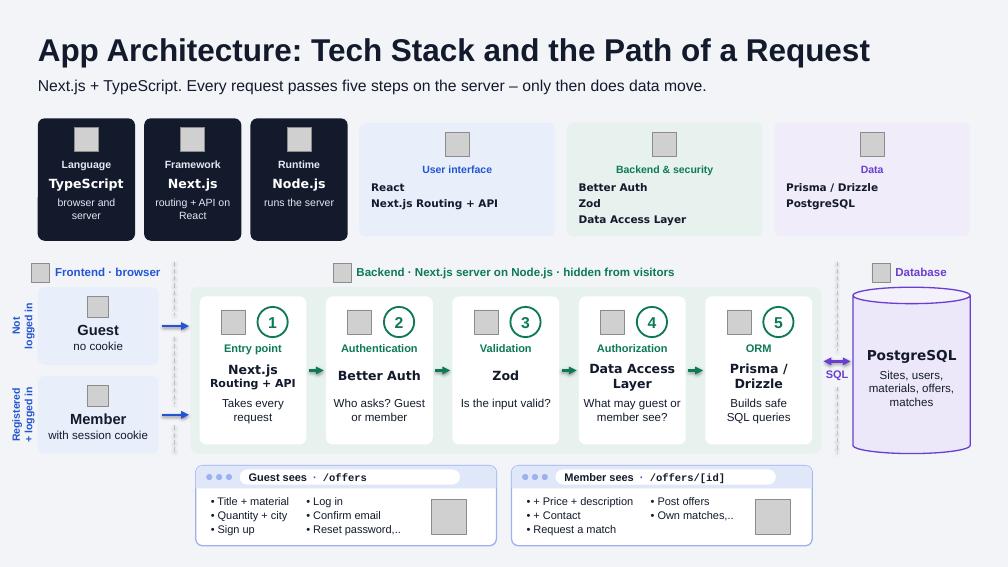
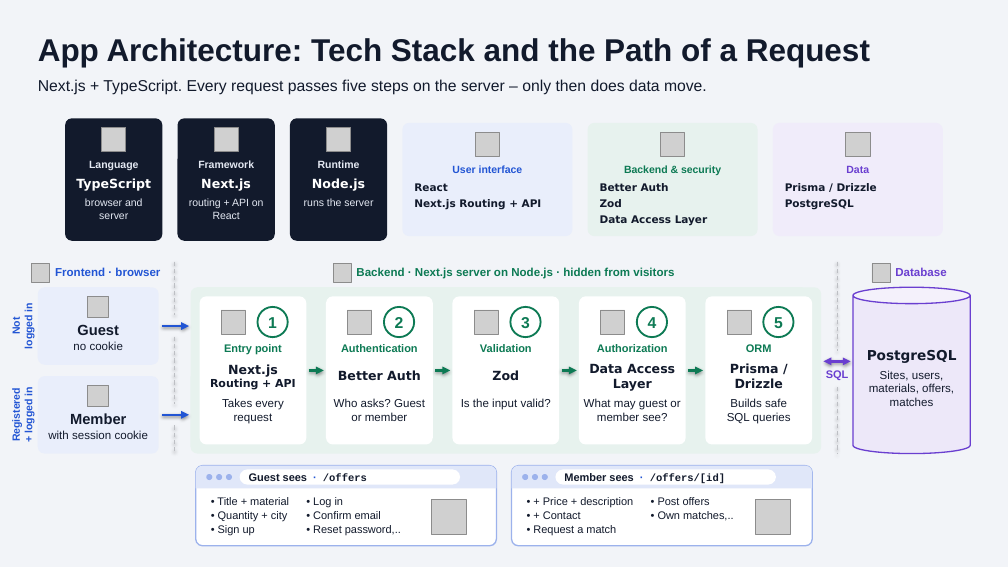
Before and after one commit to lu4k87/__project_applied_research, a slide deck: slide 1 of Praesentation/folien/App-Architecture-EN.pptx. Drawn at 1008x567 pixels with LibreOffice and Linux fonts; fonts in the diff are those of the drawing; grey boxes stand for pictures; background and template pictures are left out. Boxes give left, top, right and bottom in pixels: in the first picture for what was removed or moved away, otherwise in the second. Text is boxed around its words. In the diff, an @@ line names an element or a change of style, - is before the commit and + after.

```diff
--- a/Praesentation/folien/App-Architecture-EN.pptx
+++ b/Praesentation/folien/App-Architecture-EN.pptx
@@ 3 texts, 1 picture, 1 rounded rectangle: place and size @@
-3 texts, 1 picture, 1 rounded rectangle at <box>38,118,135,240</box>
+3 texts, 1 picture, 1 rounded rectangle at <box>65,118,163,240</box>
@@ 3 texts, 1 picture, 1 rounded rectangle: place and size @@
-3 texts, 1 picture, 1 rounded rectangle at <box>144,118,242,240</box>
+3 texts, 1 picture, 1 rounded rectangle at <box>178,118,275,240</box>
@@ 3 texts, 1 picture, 1 rounded rectangle: place and size @@
-3 texts, 1 picture, 1 rounded rectangle at <box>250,118,348,240</box>
+3 texts, 1 picture, 1 rounded rectangle at <box>290,118,387,240</box>
@@ rounded rectangle: place and size @@
-rounded rectangle at <box>359,123,555,236</box>
+rounded rectangle at <box>402,123,572,236</box>
@@ picture: place and size @@
-picture at <box>445,132,470,157</box>
+picture at <box>476,132,500,157</box>
@@ rounded rectangle: place and size @@
-rounded rectangle at <box>566,123,762,236</box>
+rounded rectangle at <box>588,123,758,236</box>
@@ picture: place and size @@
-picture at <box>653,132,677,157</box>
+picture at <box>661,132,685,157</box>
@@ rounded rectangle: place and size @@
-rounded rectangle at <box>774,123,970,236</box>
+rounded rectangle at <box>773,123,943,236</box>
@@ picture: place and size @@
-picture at <box>861,132,885,157</box>
+picture at <box>846,132,870,157</box>
@@ text "User interface": place and size @@
-text "User interface" at <box>422,165,492,173</box>
+text "User interface" at <box>452,165,523,173</box>
@@ text "Backend & security": place and size @@
-text "Backend & security" at <box>616,165,713,175</box>
+text "Backend & security" at <box>624,165,721,175</box>
@@ text "Data": place and size @@
-text "Data" at <box>861,166,884,173</box>
+text "Data" at <box>846,166,869,173</box>
@@ text "React": place and size @@
-text "React" at <box>371,183,498,210</box>
+text "React" at <box>414,183,542,209</box>
@@ text "Better Auth": place and size @@
-text "Better Auth" at <box>579,183,687,225</box>
+text "Better Auth" at <box>600,183,708,225</box>
```
Also in this commit, not shown: 4 other files.
